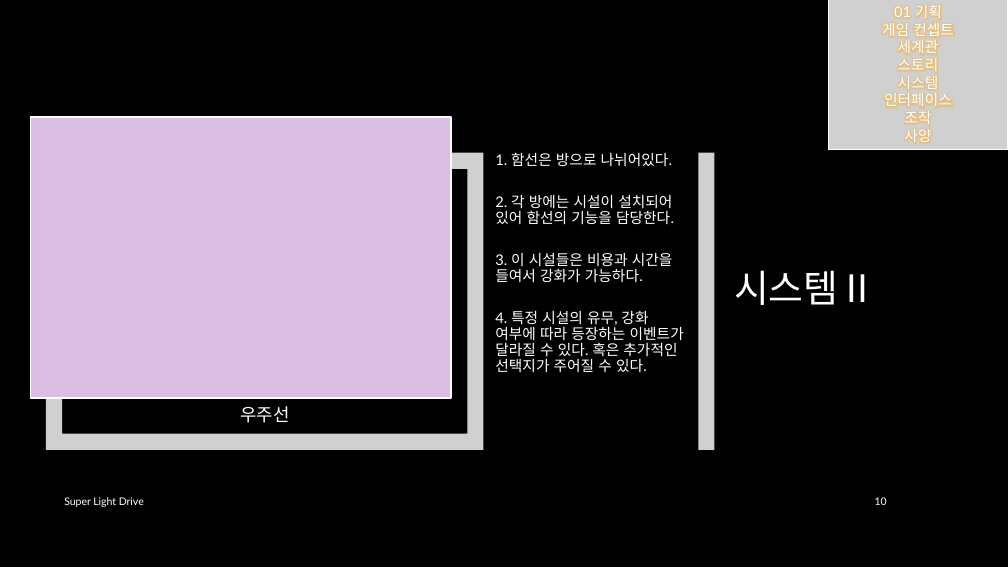
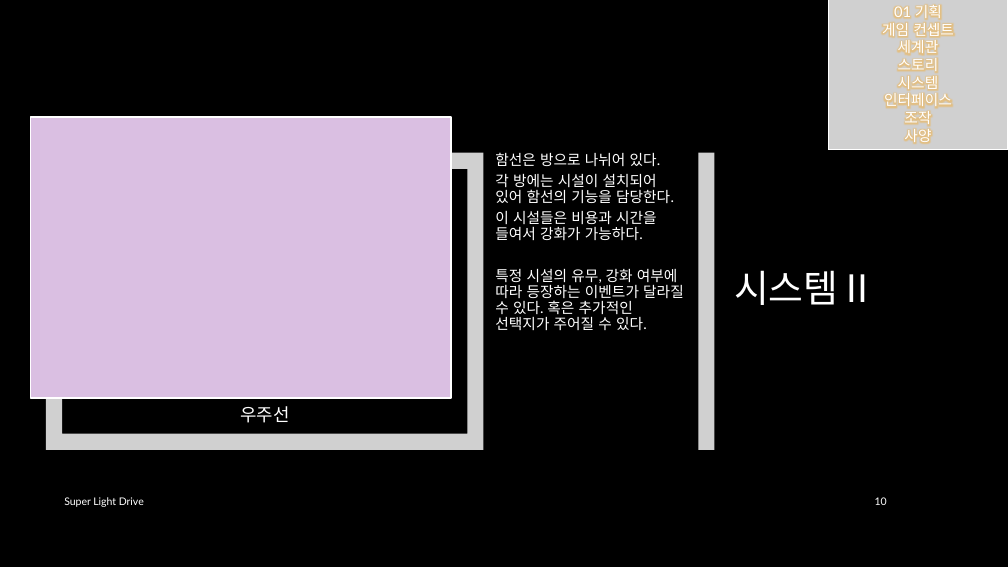
Before and after one commit to iconstudio/2017-Platformer, a slide deck: slide 10 of slides/SuperLightDrive_20171228.pptx. Drawn at 1008x567 pixels with LibreOffice and Linux fonts; fonts in the diff are those of the drawing; grey boxes stand for pictures; background and template pictures are left out. Boxes give left, top, right and bottom in pixels: in the first picture for what was removed or moved away, otherwise in the second. Text is boxed around its words. In the diff, an @@ line names an element or a change of style, - is before the commit and + after.

```diff
--- a/slides/SuperLightDrive_20171228.pptx
+++ b/slides/SuperLightDrive_20171228.pptx
@@ text at [495,152,684,330]: text changed @@
-1. 함선은 방으로 나뉘어있다.
-2. 각 방에는 시설이 설치되어 있어 함선의 기능을 담당한다.
-3. 이 시설들은 비용과 시간을 들여서 강화가 가능하다.
-4. 특정 시설의 유무, 강화 여부에 따라 등장하는 이벤트가 달라질 수 있다. 혹은 추가적인 선택지가 주어질 수 있다.
+함선은 방으로 나뉘어 있다.
+각 방에는 시설이 설치되어 있어 함선의 기능을 담당한다.
+이 시설들은 비용과 시간을 들여서 강화가 가능하다.
+특정 시설의 유무, 강화 여부에 따라 등장하는 이벤트가 달라질 수 있다. 혹은 추가적인 선택지가 주어질 수 있다.
```
Also in this commit, not shown: 14 other slides changed, 3 slides added, 1 other file.
